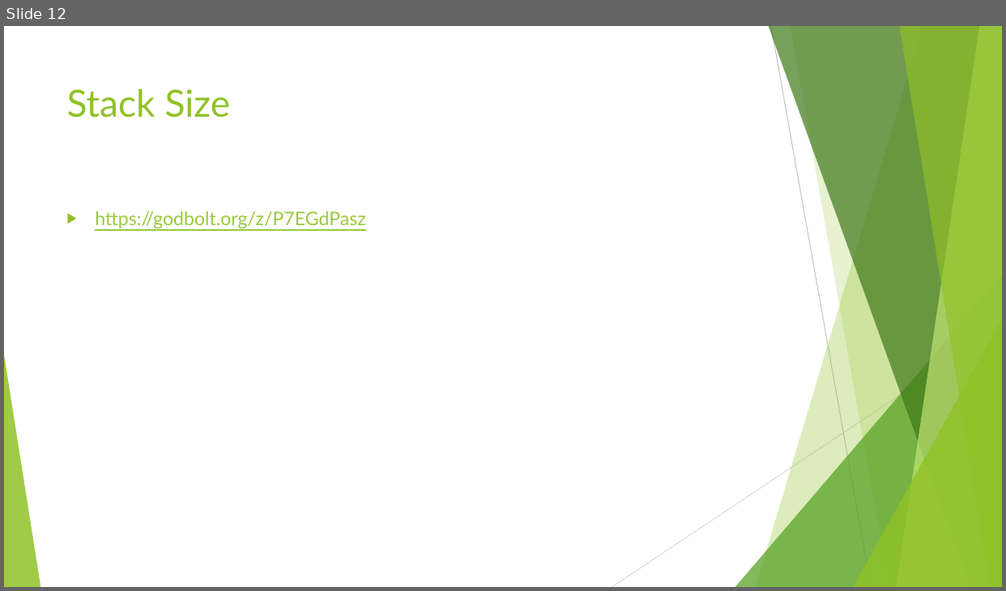
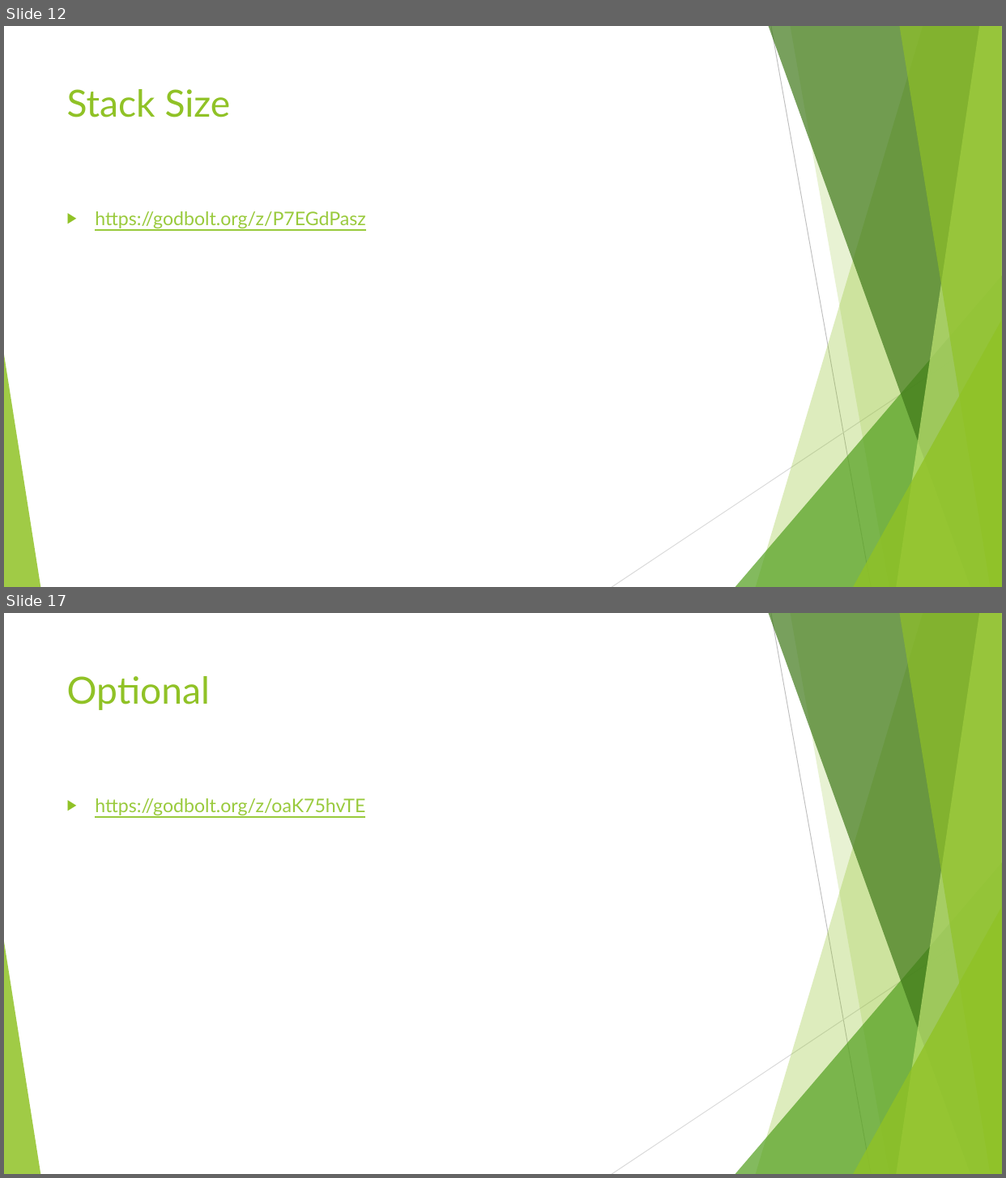
Before and after one commit to jbandela/cpp-from-the-sky-down, a slide deck: Presentations/SPL - Presentation.pptx. Shown one above the other, each under a label of ours: slide 12 before the commit, slides 12 and 17 after it; the slides between them are not shown. The pictures are 1006x591 and 1006x1178 pixels, drawn with LibreOffice and Linux fonts; fonts in the diff are those of the drawing. Boxes give left, top, right and bottom in pixels: in the first picture for what was removed or moved away, otherwise in the second. Text is boxed around its words. In the diff, an @@ line names an element or a change of style, - is before the commit and + after.

```diff
--- a/Presentations/SPL - Presentation.pptx
+++ b/Presentations/SPL - Presentation.pptx
@@ slide 17 added at [4,613,1002,1174], background #FFFFFF; not listed: 10 template elements that a slide beside it also shows @@
@@ title added at [67,676,210,710], 36 pt, text #90C226 @@
+Optional
@@ text added at [95,798,365,815], 18 pt, text #99CA3C, underline @@
+▶ https://godbolt.org/z/oaK75hvTE
```
Also in this commit, not shown: 4 other slides added.
